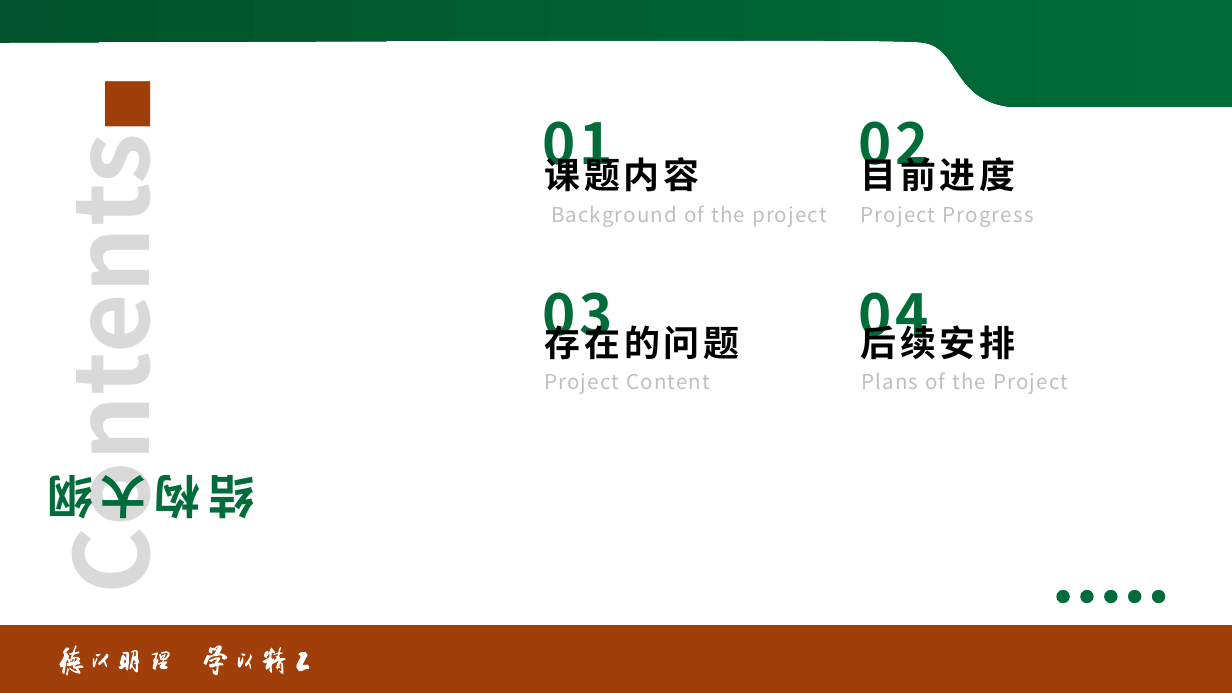
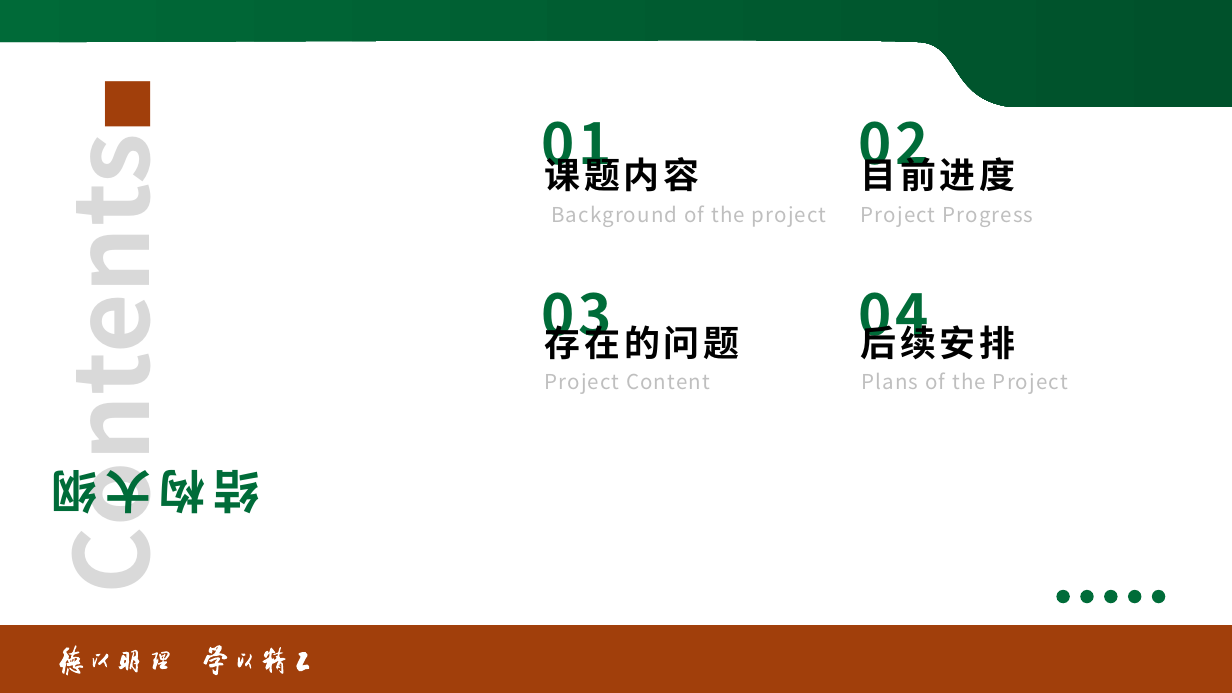
Before and after one commit to shiwenlong12/rcore_module1, a slide deck: slide 2 of Related_documents/中期报告.pptx. Drawn at 1232x693 pixels with LibreOffice and Linux fonts; fonts in the diff are those of the drawing; background and template pictures are left out. Boxes give left, top, right and bottom in pixels: in the first picture for what was removed or moved away, otherwise in the second. Text is boxed around its words. In the diff, an @@ line names an element or a change of style, - is before the commit and + after.

```diff
--- a/Related_documents/中期报告.pptx
+++ b/Related_documents/中期报告.pptx
@@ freeform shape at (x1=0, y1=0, x2=1232, y2=107): outline redrawn @@
@@ text "Contents■" at (x1=30, y1=470, x2=179, y2=514): letter spacing 0.5 to 0.4 pt @@
@@ text "结构大纲" at (x1=52, y1=470, x2=260, y2=514): letter spacing 6 to 5.9 pt @@
```
Also in this commit, not shown: 8 other slides changed, 20 other files.
